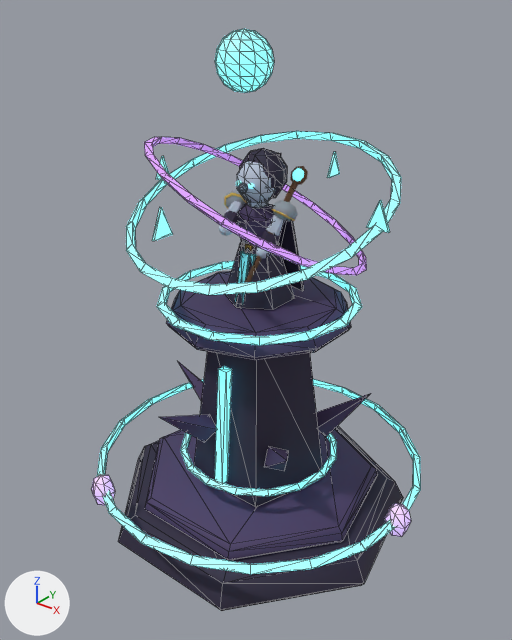
One commit to the glTF model assets/3d/tours/ombres-9.glb: the scene before it, then after it.
Rendered twice from a 50 mm camera at (0.952, -1.203, 1.293) aimed at (0.008, -0.023, 0.561). Every picture has the same lights, and +X, +Y and +Z are marked at lower left. The first picture is the older version. Mesh edges are drawn as thin lines on the coarser meshes. Where no turn or scale is listed for an object, it has been applied to the vertices. Vertices at exactly the same position are counted once.

Objects in the first picture: 'AnneauB', 'AnneauFlottant_lueur', 'Anneaux_lueur', 'BrasD_peint', 'Buste_peint', 'Crane_peint', 'OrbeMagique', 'Rune', 'ombres_9_lueur', 'ombres_9_peint' and 5 more.
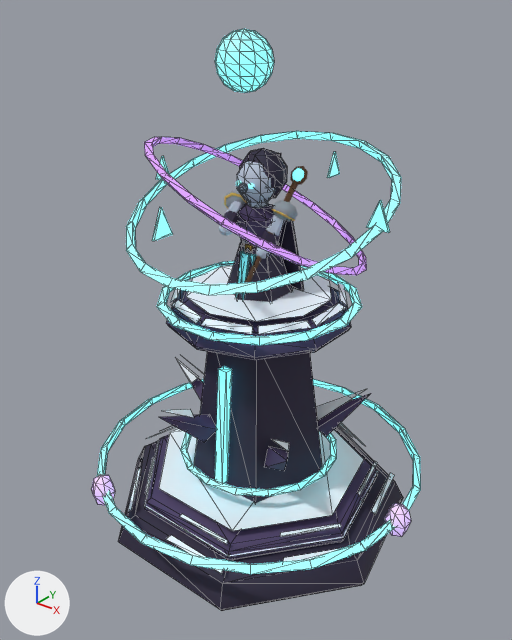
Pixel boxes [x1, y1, x2, y2] of what changed, in the pictures (512 x 640 px):
'ombres_9_peint', reshaped: before [118, 271, 403, 611]; after [118, 263, 403, 611]
part 1 of me_balcon, added: after [170, 263, 347, 334]
part 2 of me_balcon, added: after [127, 423, 395, 574]
part 3 of me_balcon, added: after [162, 358, 366, 451]

Patch to the scene script:
```diff
--- a/assets/3d/tours/ombres-9.glb.py
+++ b/assets/3d/tours/ombres-9.glb.py
@@ me_balcon @@
 # used by ob_ombres_9_peint; location = (0.0, 0.0, 0.56)
-me_balcon.from_pydata(...)  # 141 vertices, 246 faces; spans x -0.383..0.383, y -0.354..0.393, z -0.56..0.05
+me_balcon.from_pydata(...)  # 304 vertices, 331 faces; spans x -0.383..0.383, y -0.354..0.393, z -0.56..0.071
+# me_balcon part 1: 75 vertices added at x -0.203..0.203, y -0.211..0.211, z 0.012..0.071
+# me_balcon part 2: 70 vertices added at x -0.355..0.353, y -0.329..0.363, z -0.469..-0.419
+# me_balcon part 3: 18 vertices added at x -0.284..0.214, y -0.272..0.272, z -0.273..-0.157
 me_balcon.materials.append(mat_peint)
```
